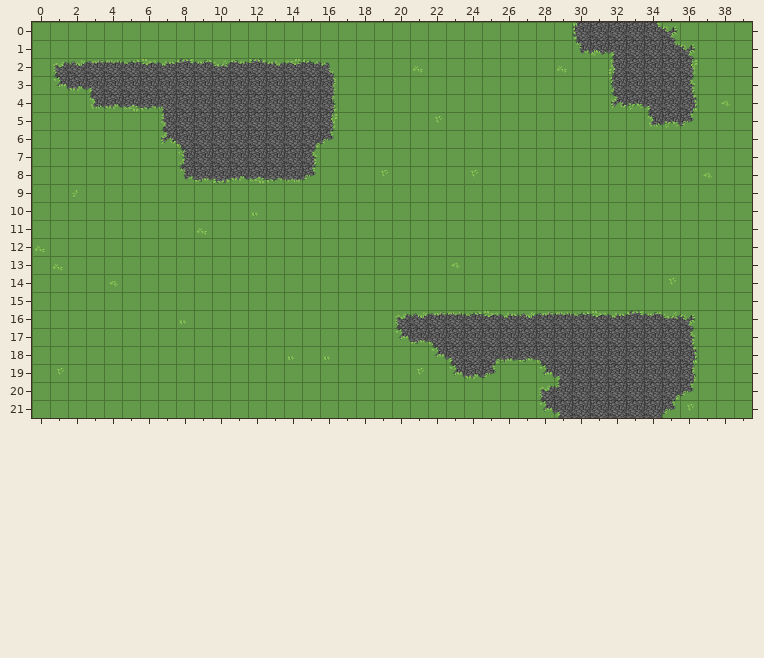
Tiled map: maps/level1.tmx. Above is the file before it was changed.
Cells are 32x32 px. Shown: x 0..39, y 0..21.
After:
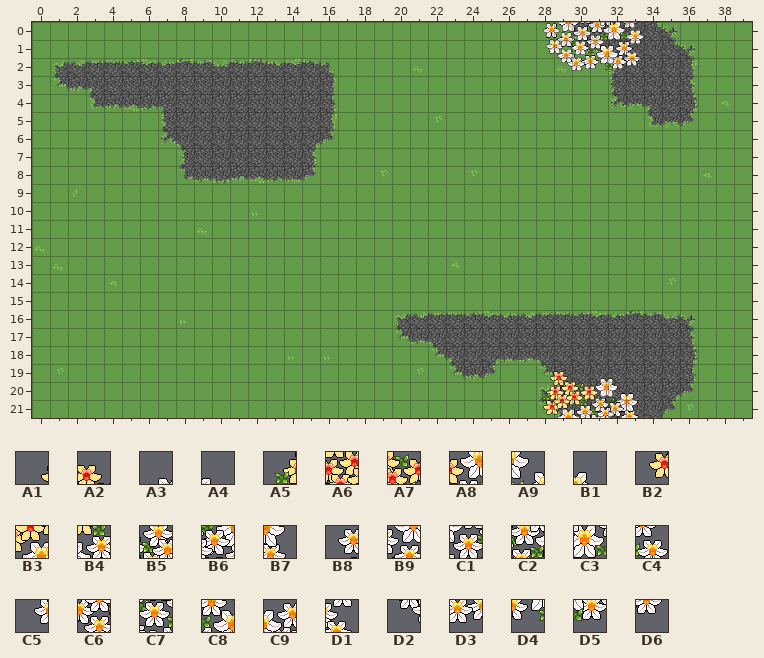
Key: from "[M]Narcis": A1 0, A2 1, A3 3, A4 4, A5 6, A6 7, A7 8, A8 9, A9 10, B1 11, B2 12, B3 13, B4 14, B5 15, B6 16, B7 17, B8 18, B9 19, C1 20, C2 21, C3 22, C4 23, C5 24, C6 25, C7 26, C8 27, C9 28, D1 29, D2 31, D3 32, D4 33, D5 34, D6 35.
__ is an empty cell.
Tiles of an added or newly shown layer are drawn over the layers below it.
What changed:
Layer "over" (now shown):
y 0: x 28..33 __ __ __ __ __ __ -> B8 B9 C1 C2 C3 C4
y 1: x 28..33 __ __ __ __ __ __ -> C5 C6 C7 C8 C9 D1
y 2: x 29..33 __ __ __ __ __ -> D2 D3 D4 D5 D6
y 19: x 28..29 __ __ -> A1 A2; x 31..32 __ __ -> A3 A4
y 20: x 28..33 __ __ __ __ __ __ -> A5 A6 A7 A8 A9 B1
y 21: x 28..33 __ __ __ __ __ __ -> B2 B3 B4 B5 B6 B7
